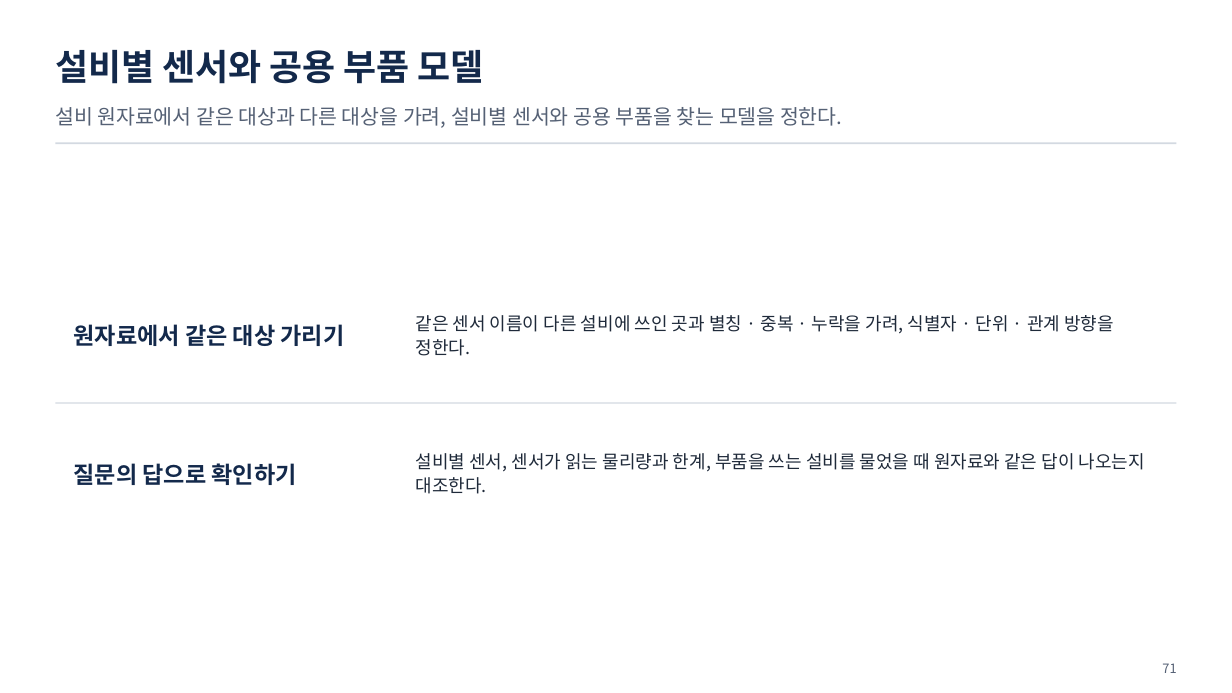
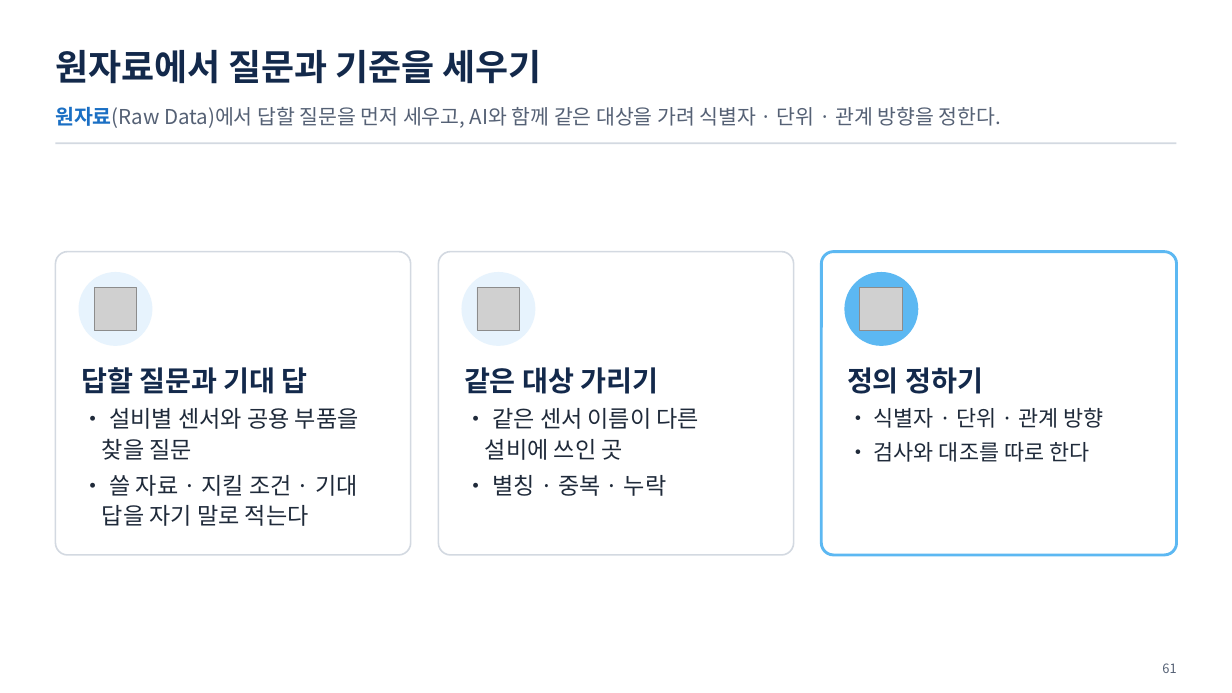
Before and after one commit to uengine-oss/hyd-iot-edu, a slide deck: slide 61 of workspace/강의제작/산출물/통합반/이론/02회차/통합반_02일차.pptx (slide 71 before the commit). Drawn at 1232x693 pixels with LibreOffice and Linux fonts; fonts in the diff are those of the drawing; grey boxes stand for pictures. Boxes give left, top, right and bottom in pixels: in the first picture for what was removed or moved away, otherwise in the second. Text is boxed around its words. In the diff, an @@ line names an element or a change of style, - is before the commit and + after.

Commit message:
통합 2회차 이론 덱 새 판 70장(화면 확정 2026-11-11, PPTX d208a7fc): 차례부터 새로 짜 원고 · 그림 15 · PPTX · 구성.json 장 범위 · 과정 README 확정 칸 · 빌더 코드 상자 배치(코드 높이에 맞춰 세로 가운데) · 공통 C-3과 덱 D-5에 AI 티 기준 · 덱 함정(시트.py 출력 자리) · CLAUDE.md 6절 줄 끝 함정 · 사실표 2.7 가리킴 4.5절 ② · 남은일 2회차 실라버스 어긋남 줄

```diff
--- a/workspace/강의제작/산출물/통합반/이론/02회차/통합반_02일차.pptx
+++ b/workspace/강의제작/산출물/통합반/이론/02회차/통합반_02일차.pptx
@@ text at (55, 50, 542, 84): text changed @@
-설비별 센서와 공용 부품 모델
+원자료에서 질문과 기준을 세우기
@@ text at (55, 106, 1001, 128): text changed @@
-설비 원자료에서 같은 대상과 다른 대상을 가려, 설비별 센서와 공용 부품을 찾는 모델을 정한다.
+원자료(Raw Data)에서 답할 질문을 먼저 세우고, AI와 함께 같은 대상을 가려 식별자 · 단위 · 관계 방향을 정한다.
@@ rounded rectangle added at (55, 251, 410, 555), fill #FFFFFF, outline #D3D9E1 1.25 pt @@
@@ rounded rectangle added at (438, 251, 793, 555), fill #FFFFFF, outline #D3D9E1 1.25 pt @@
@@ rounded rectangle added at (822, 251, 1177, 555), fill #FFFFFF, outline #5CB8F2 2.25 pt @@
@@ ellipse added at (79, 272, 152, 346), fill #E7F3FD @@
@@ picture added at (94, 287, 137, 330) @@
@@ ellipse added at (461, 272, 535, 346), fill #E7F3FD @@
@@ picture added at (477, 287, 519, 330) @@
@@ ellipse added at (845, 272, 919, 346), fill #5CB8F2 @@
@@ picture added at (860, 287, 903, 330) @@
@@ text removed at (74, 324, 345, 346) @@
-원자료에서 같은 대상 가리기
@@ text "답할 질문과 기대 답" at (81, 367, 359, 526): vertical alignment middle to top @@
@@ text "같은 대상 가리기" at (464, 367, 700, 496): vertical alignment middle to top @@
@@ text at (81, 367, 359, 526): text changed; text colour #13294B to #1F2A3A; bold off @@
-질문의 답으로 확인하기
+답할 질문과 기대 답
+• 설비별 센서와 공용 부품을 찾을 질문
+• 쓸 자료 · 지킬 조건 · 기대 답을 자기 말로 적는다
@@ text at (464, 367, 700, 496): text changed; size 14 to 18 pt @@
-같은 센서 이름이 다른 설비에 쓰인 곳과 별칭 · 중복 · 누락을 가려, 식별자 · 단위 · 관계 방향을 정한다.
+같은 대상 가리기
+• 같은 센서 이름이 다른 설비에 쓰인 곳
+• 별칭 · 중복 · 누락
@@ text added at (847, 367, 1104, 462), 17 pt, text #1F2A3A @@
+정의 정하기
+• 식별자 · 단위 · 관계 방향
+• 검사와 대조를 따로 한다
@@ rectangle removed at (55, 403, 1177, 404) @@
@@ text removed at (416, 453, 1145, 494) @@
-설비별 센서, 센서가 읽는 물리량과 한계, 부품을 쓰는 설비를 물었을 때 원자료와 같은 답이 나오는지 대조한다.
@@ text at (1162, 663, 1176, 673): text changed @@
-71
+61
```
Also in this commit, not shown: 28 other slides changed, 40 slides added, 50 slides removed, 25 other files.
